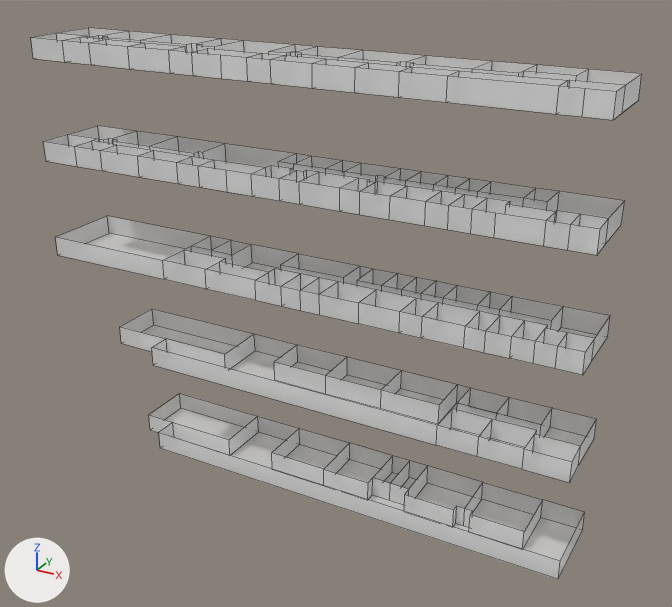
The Blender file Grundriss A/Server/wwwroot/blender_src/Gebaude A.blend: old version first, new version second.
Camera for both pictures: a camera (50 mm lens) standing at (61.4, -104.4, 111.5) and looking at (3.4, 1.1, 58.7). The axes (+X, +Y, +Z) are drawn at lower left. The lights are the same throughout. The picture after the commit comes second. Mesh edges are drawn as thin lines. The same objects are shown in both versions, whatever each file hides.

Objects in the first picture: '2OG', '3OG', '4OG', '5OG', '6OG'.
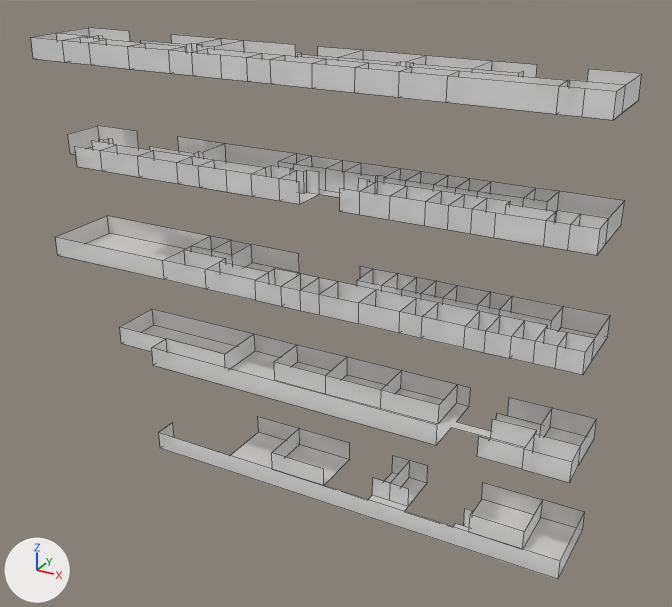
The change, as a list of edits to the scene's bpy script:
```text
Change me_plane_001:
    used by ob_4og; location = (-31.9, 0.0, 60.0); scale = (-10.4, -5.93, -2.05)
    verts and faces of me_plane_001; kept vertices keep their numbers, new ones are numbered from 584
    before: 464 (-2.52, -0.99, 0.0), 465 (-2.52, -0.15, 0.0), 466 (-3.5, -0.15, 0.0), 467 (-3.5, -0.99, 0.0), 528 (-2.52, -0.99, -1.46) at pixel (298, 253)
    before: 529 (-2.52, -0.15, -1.46) at pixel (280, 264), 530 (-3.5, -0.15, -1.46) at pixel (343, 277), 531 (-3.5, -0.99, -1.46) at pixel (360, 265)
    remove me_plane_001.from_pydata(...)  # 584 vertices, 118 faces, 459 loose edges; spans x -6.9..1.0, y -1.0..1.0, z -1.46..0.0
    add me_plane_001.from_pydata(...)  # 582 vertices, 113 faces, 459 loose edges; spans x -6.9..1.0, y -1.0..1.0, z -1.46..0.0
    me_plane_001 part 9
    add delete_vertices([529, 530])  # with the faces that use them
    add delete_faces([(464, 467, 531, 528), (464, 467, 466, 465)])
Change me_plane_004:
    used by ob_2og; location = (-28.9, 5.0, 30.0)
    remove me_plane_004.from_pydata(...)  # 56 vertices, 43 faces; spans x -1.0..69.1, y -10.8..1.0, z 0.0..3.0
    add me_plane_004.from_pydata(...)  # 47 vertices, 23 faces; spans x 4.0..69.1, y -10.8..1.0, z 0.0..3.0
    me_plane_004 part 1: 4 vertices removed from x -1.0, y -7.3..1.0, z 0.0..3.0
    me_plane_004 part 2: 4 vertices removed from x 39.5..52.9, y -7.3..-6.2, z 3.0
    me_plane_004 part 3: 1 vertex removed from x 15.0, y -7.3, z 3.0
Change me_plane_006:
    used by ob_3og; location = (-33.4, 4.9, 45.0)
    remove me_plane_006.from_pydata(...)  # 62 vertices, 50 faces; spans x -0.9..73.5, y -10.8..1.0, z 0.0..3.0
    add me_plane_006.from_pydata(...)  # 60 vertices, 40 faces; spans x -0.9..73.5, y -10.8..1.0, z 0.0..3.0
    me_plane_006 part 4
    2 vertices are removed from x 55.8, y -5.8..-4.0, z 3.0
    10 faces are deleted
Change me_plane_005:
    used by ob_5og; location = (-39.2, -3.3, 75.0); scale = (3.1, 2.52, 1.0)
    remove me_plane_005.from_pydata(...)  # 180 vertices, 152 faces, 5 loose edges; spans x -1.0..25.6, y -1.0..3.6, z 0.0..3.0
    add me_plane_005.from_pydata(...)  # 176 vertices, 134 faces, 4 loose edges; spans x -1.0..25.6, y -1.0..3.6, z 0.0..3.0
    me_plane_005 part 5: 4 vertices removed from x -1.0..1.8, y -1.0..1.4, z 0.0..3.0
Change me_plane_007:
    used by ob_6og; location = (-39.2, -3.3, 90.0); scale = (3.0, 2.51, 1.0)
    remove me_plane_007.from_pydata(...)  # 146 vertices, 116 faces; spans x -1.0..26.4, y -1.0..3.7, z 0.0..3.0
    add me_plane_007.from_pydata(...)  # 140 vertices, 97 faces; spans x -1.0..26.4, y -1.0..3.7, z 0.0..3.0
    me_plane_007 part 6: 3 vertices removed from x 11.2..12.1, y 1.0..1.4, z 3.0
    me_plane_007 part 7: 2 vertices removed from x 1.9, y 1.0..1.4, z 3.0
    me_plane_007 part 8: 1 vertex removed from x 24.4, y 1.7, z 3.0
```

Location of each change, [x1, y1, x2, y2] in pixels of the pictures (672 x 607 px):
'5OG', reshaped: before [44, 125, 624, 255]; after [68, 125, 624, 255]
'2OG', reshaped (12% shorter): before [149, 393, 585, 579]; after [159, 416, 585, 579]
part 1 of me_plane_004, deleted: before [149, 393, 258, 439]
part 2 of me_plane_004, deleted: before [324, 469, 465, 527]
part 3 of me_plane_004, deleted: before [173, 417, 259, 455]
part 4 of me_plane_006, deleted: before [436, 388, 509, 456]
part 5 of me_plane_005, deleted: before [44, 134, 150, 166]
part 6 of me_plane_007, deleted: before [269, 45, 296, 56]
part 7 of me_plane_007, deleted: before [103, 36, 141, 42]
part 8 of me_plane_007, deleted: before [523, 70, 588, 81]
part 9 of me_plane_001, deleted: before [281, 254, 360, 286]
